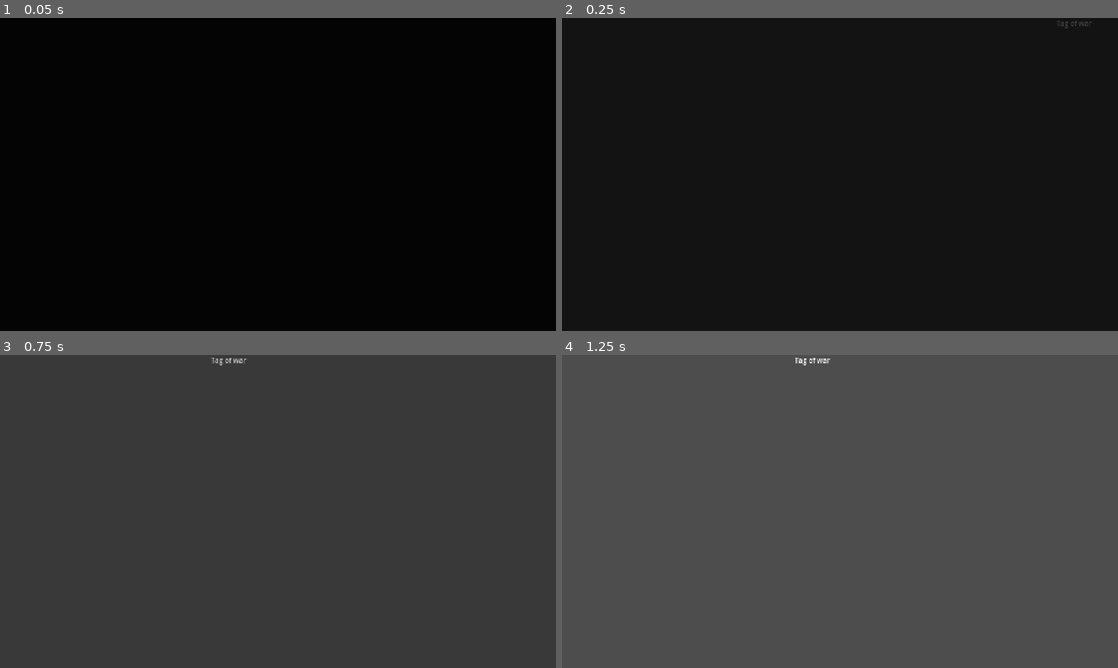
Above: before the commit, frames 1-4 (two rows, left to right).
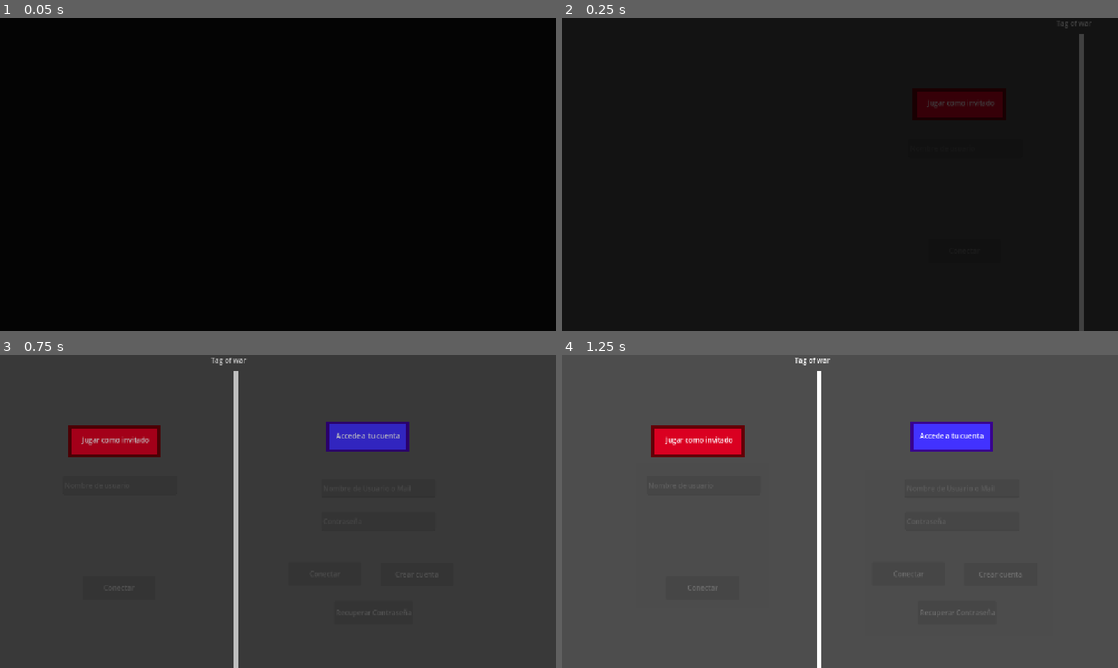
Above: after the commit, the same moments.

Repository: codemonsters/tag-of-war
Game: Godot game, scene res://main.tscn
Two runs of this game, one before a commit and one after it. Both use one fixed random seed, a clock stepped at 60 frames per second and the inputs below.
Inputs (mouse positions are in pixels of both pictures, inside the frame that each line leads up to):
- Up to frame 1 (0.05 s): no input
- Up to frame 2 (0.25 s): no input
- Up to frame 3 (0.75 s): click (105, 586) at 0.5 s, where only the run after the commit has a clickable "Conectar"
- Up to frame 4 (1.25 s): no input

Frame 1 is identical in both runs. In frame 2, 2.1% of the frame differs, in the area x 63-94%, y 5-100%; in frame 3, 4.0%, in the area x 12-74%, y 5-100%; in frame 4, 3.9%.
Error before the commit: Parse Error: Identifier "on_server_message_recieved" not declared in the current scope. (res://screens/menu/identification.gd:17)

Commit message:
Añadida parte del cliente de conexión con cuenta existente

Diff:
--- a/cliente/src/screens/menu/identification.gd
+++ b/cliente/src/screens/menu/identification.gd
@@ -3,6 +3,7 @@
 var server_list = preload("res://screens/menu/sala_espera_admin.tscn")
 var create_account = preload("res://screens/menu/create_account.tscn")
 var recuperar_contraseña = preload("res://screens/menu/recuperar_contraseña.tscn")
+var connecting_as = "none"
 
 signal connect_to_server()
 signal send_to_server(message: Variant)
@@ -34,15 +35,21 @@
 		Guest_username = null
 		$ErrorMessageLength.visible = true
 	else:
+		connecting_as = "guest"
 		var login_dict = {"cmd":"login", "data": {"username": Guest_username}}
 		connect_to_server.emit()
 		await get_tree().create_timer(1).timeout
 		send_to_server.emit(JSON.stringify(login_dict))
-		get_parent().change_window(server_list)
 
 
 func _on_btn_connect_account_pressed() -> void:
-	pass # Replace with function body.
+	var account_username = str($TxtAccountUser.get_text())
+	var account_password = str($TxtPassword.get_text())
+	connecting_as = "account"
+	var login_dict = {"cmd":"login", "data": {"username": account_username, "password": account_password}}
+	connect_to_server.emit()
+	await get_tree().create_timer(1).timeout
+	send_to_server.emit(JSON.stringify(login_dict))
 
 
 func _on_btn_create_account_pressed() -> void:
@@ -53,6 +60,15 @@
 	get_parent().open_window(get_parent().recuperar_contraseña)
 
 
-func on_server_message_received(dict: Dictionary):
-	if dict["cmd"] == "logged_in" and dict["success"]:
-		print("logged in successfully")
+func on_server_message_recieved(dict: Dictionary):
+	if dict["cmd"] == "logged_in":
+		if dict["success"]:
+			print("logged in successfully")
+			connecting_as = "none"
+			get_parent().change_window(server_list)
+		elif connecting_as == "guest":
+			$ErrorMessageUsed.visible = true
+			$ErrorMessageUsed.text = "Error: Invalid Username" + dict["data"]["reason"]
+		elif connecting_as == "account":
+			$ErrorMessageUserAccount.visible = true
+			$ErrorMessagePasswordAccount.visible = true
--- a/cliente/src/screens/menu/menu_main.gd
+++ b/cliente/src/screens/menu/menu_main.gd
@@ -4,7 +4,7 @@
 var server_list = preload("res://screens/menu/sala_espera_admin.tscn")
 var create_account = preload("res://screens/menu/create_account.tscn")
 var recuperar_contraseña = preload("res://screens/menu/recuperar_contraseña.tscn")
-var lista_servidores = preload("res://screens/menu/lista_servidores.tscn")
+var lista_servidores = preload("res://screens/menu/server_list/server_list.tscn")
 var utilities = Utilities.new()
 
 signal screen_connect_to_server()
Not shown, changed: server/database.sqlite
Not shown, changed: server/package-lock.json
Not shown, changed: server/package.json
